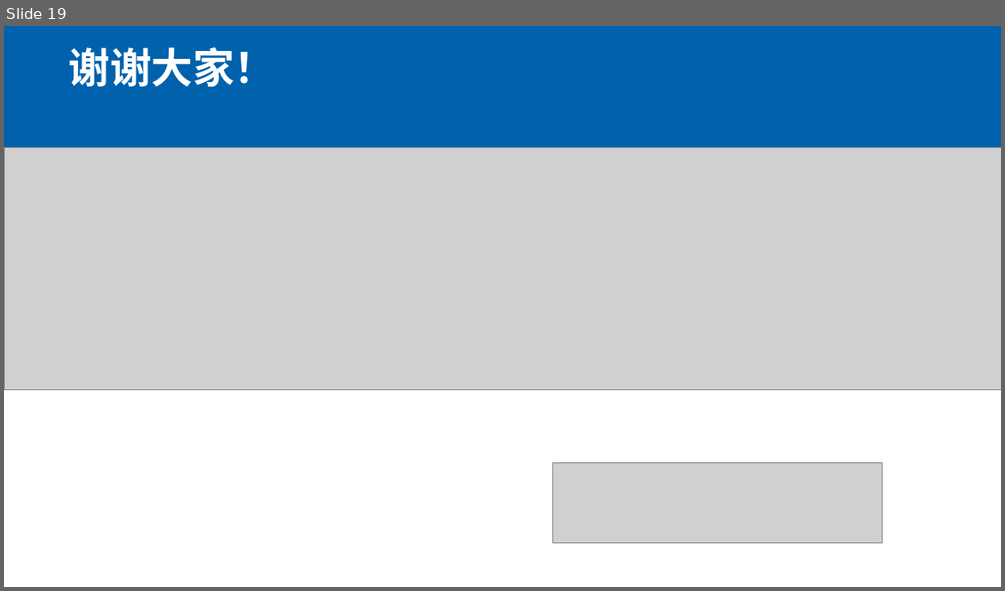
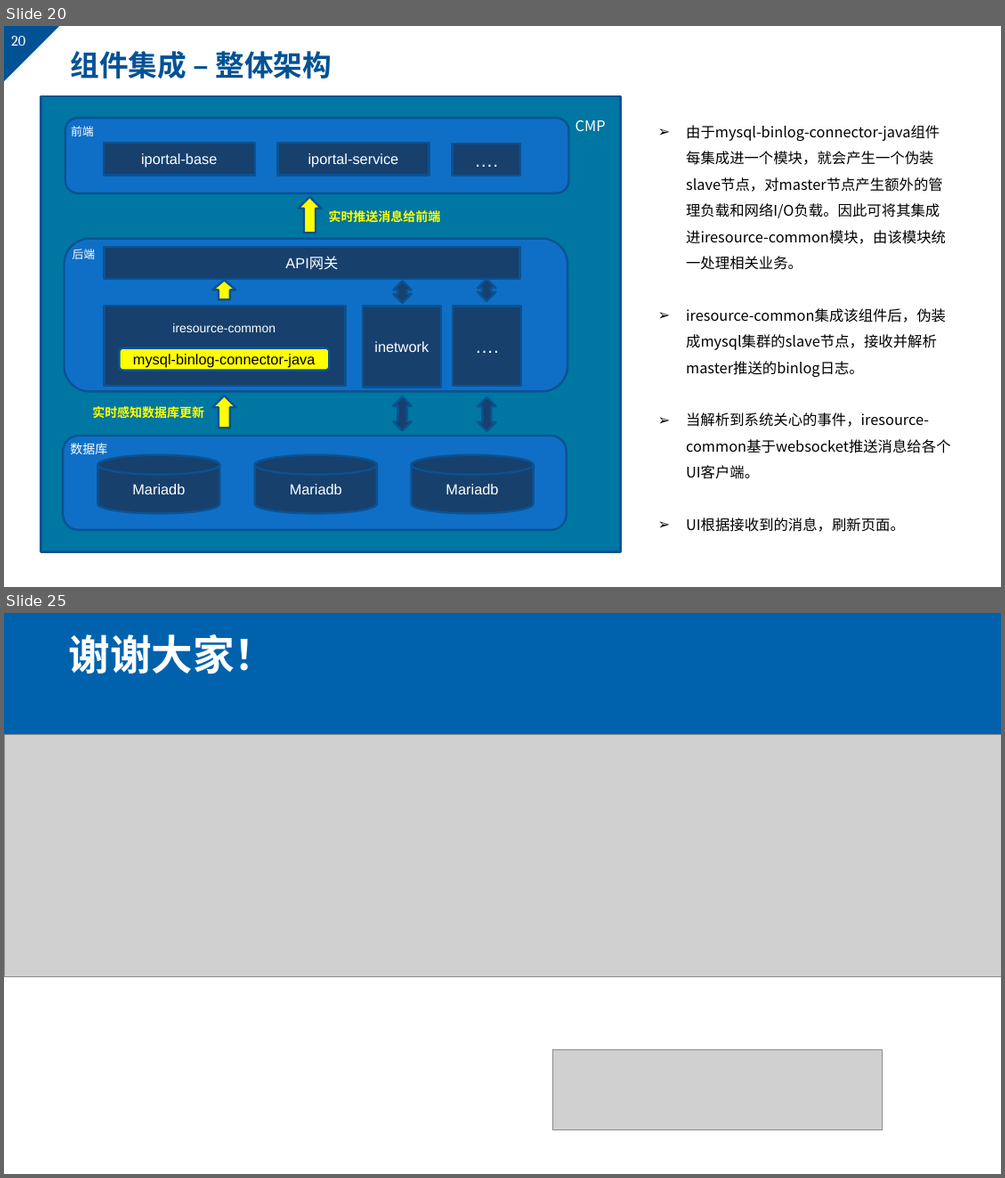
Before and after one commit to markMe1024/coding, a slide deck: MySQL/binlog/后端与UI的webscoket事件机制.pptx. Shown one above the other, each under a label of ours: slide 19 before the commit, slides 20 and 25 after it; the slides between them are not shown. The pictures are 1005x591 and 1005x1178 pixels, drawn with LibreOffice and Linux fonts; fonts in the diff are those of the drawing; grey boxes stand for pictures; background and template pictures are left out. Boxes give left, top, right and bottom in pixels: in the first picture for what was removed or moved away, otherwise in the second. Text is boxed around its words. In the diff, an @@ line names an element or a change of style, - is before the commit and + after.

```diff
--- a/MySQL/binlog/后端与UI的webscoket事件机制.pptx
+++ b/MySQL/binlog/后端与UI的webscoket事件机制.pptx
@@ slide 20 added at [4,26,1001,587], background #FFFFFF; not listed: 2 template elements that a slide beside it also shows @@
@@ title added at [71,51,332,79], 28 pt, text #005295, bold @@
+组件集成 – 整体架构
@@ text added at [71,126,94,136], 11 pt, text #FFFFFF @@
+前端
@@ text added at [575,120,606,131], 14 pt, text #FFFFFF @@
+CMP
@@ text added at [686,125,946,532], 14 pt, text #000000 @@
+➢ 由于mysql-binlog-connector-java组件每集成进一个模块，就会产生一个伪装slave节点，对master节点产生额外的管理负载和网络I/O负载。因此可将其集成进iresource-common模块，由该模块统一处理相关业务。
+➢ iresource-common集成该组件后，伪装成mysql集群的slave节点，接收并解析master推送的binlog日志。
+➢ 当解析到系统关心的事件，iresource-common基于websocket推送消息给各个UI客户端。
+➢ UI根据接收到的消息，刷新页面。
@@ rectangle added at [104,143,254,175], fill #17406D, outline #0B5292 2 pt, 14 pt, text #FFFFFF @@
+iportal-base
@@ rectangle added at [278,143,429,175], fill #17406D, outline #0B5292 2 pt, 14 pt, text #FFFFFF @@
+iportal-service
@@ rectangle added at [452,143,521,176], fill #17406D, outline #0B5292 2 pt, 18 pt, text #FFFFFF @@
+….
@@ group added at [40,96,620,552]: 5 rectangles, 4 texts, 3 rounded rectangles, 3 cylinders, 2 up arrows @@
+CMP
+inetwork
+API网关
+实时感知数据库更新
+实时推送消息给前端
+Mariadb
+Mariadb
+Mariadb
+数据库
+后端
+….
@@ up arrow added at [212,281,235,300], fill #FFFF00, outline #0B5292 2 pt @@
@@ up down arrow added at [394,281,412,304], fill #17406D, outline #0B5292 2 pt @@
@@ up down arrow added at [477,279,495,301], fill #17406D, outline #0B5292 2 pt @@
@@ text added at [172,323,275,332], 12 pt, text #FFFFFF @@
+iresource-common
@@ rounded rectangle added at [119,348,329,370], fill #FFFF00, outline #0B5292 2 pt, 14 pt, text #000000 @@
+mysql-binlog-connector-java
@@ up down arrow added at [394,397,412,431], fill #17406D, outline #0B5292 2 pt @@
@@ up down arrow added at [478,397,496,431], fill #17406D, outline #0B5292 2 pt @@
@@ what was slide 19 is now slide 25 @@
```
Also in this commit, not shown: 14 slides changed, 7 other slides added, 2 slides removed.
